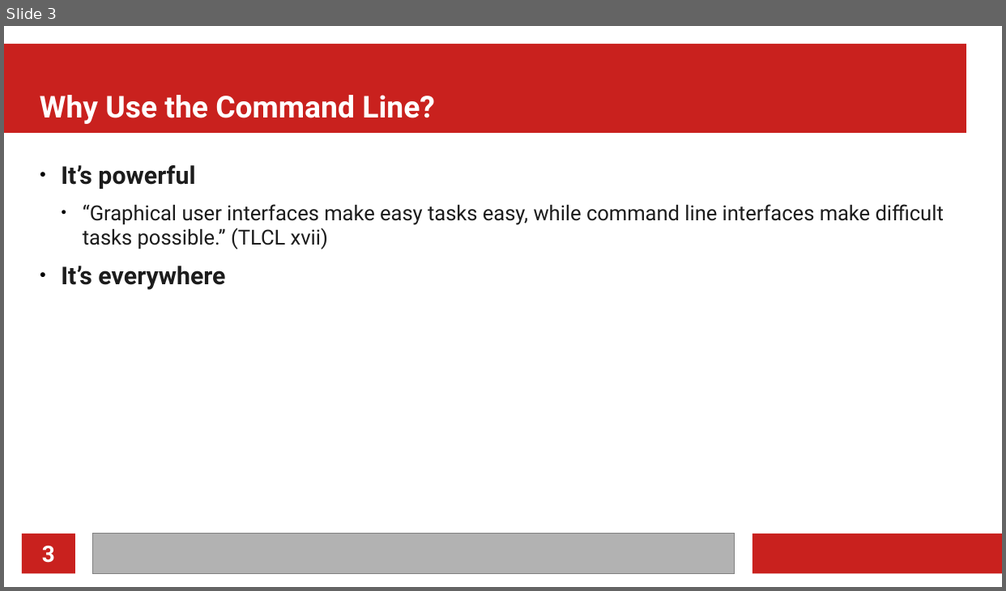
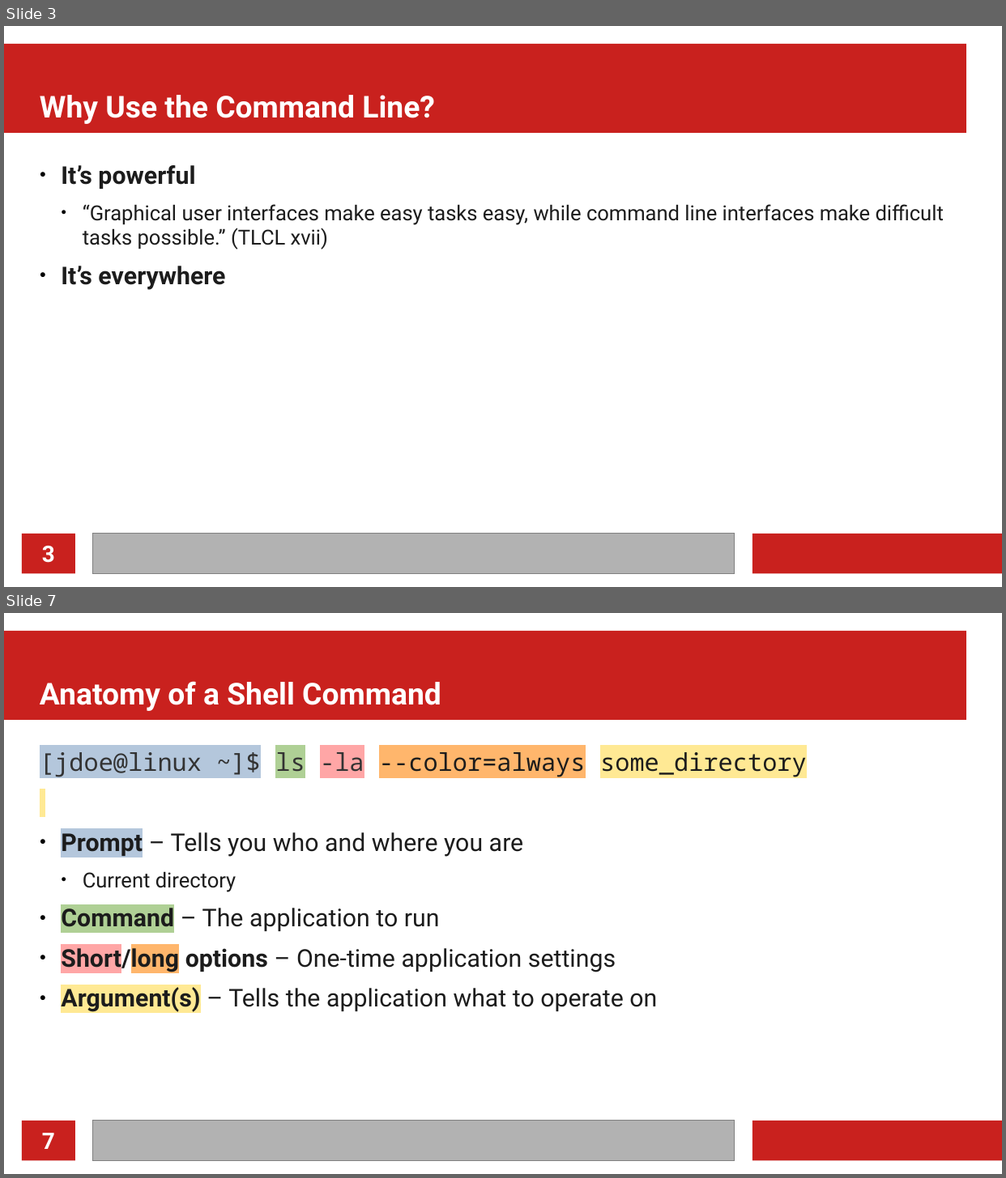
Before and after one commit to MarkusG/UCI-Slides, a slide deck: CLI.odp. Shown one above the other, each under a label of ours: slide 3 before the commit, slides 3 and 7 after it; the slides between them are not shown. The pictures are 1006x591 and 1006x1178 pixels, drawn with LibreOffice and Linux fonts; fonts in the diff are those of the drawing. Boxes give left, top, right and bottom in pixels: in the first picture for what was removed or moved away, otherwise in the second. Text is boxed around its words. In the diff, an @@ line names an element or a change of style, - is before the commit and + after.

```diff
--- a/CLI.odp
+++ b/CLI.odp
@@ slide 7 added at box(4, 613, 1002, 1174), background #FFFFFF; not listed: 4 template elements that a slide beside it also shows @@
@@ title added at box(40, 681, 441, 711), 24 pt, text #FFFFFF, bold @@
+Anatomy of a Shell Command
@@ text added at box(40, 752, 807, 1012), 19.5 pt, text #1C1C1C @@
+[jdoe@linux ~]$ ls -la --color=always some_directory
+● Prompt – Tells you who and where you are
+  ● Current directory
+● Command – The application to run
+● Short/long options – One-time application settings
+● Argument(s) – Tells the application what to operate on
@@ page number added at box(42, 1133, 55, 1149), 18 pt, text #FFFFFF, bold @@
+7
```
Also in this commit, not shown: 4 slides changed, 5 other slides added, 1 other file.
